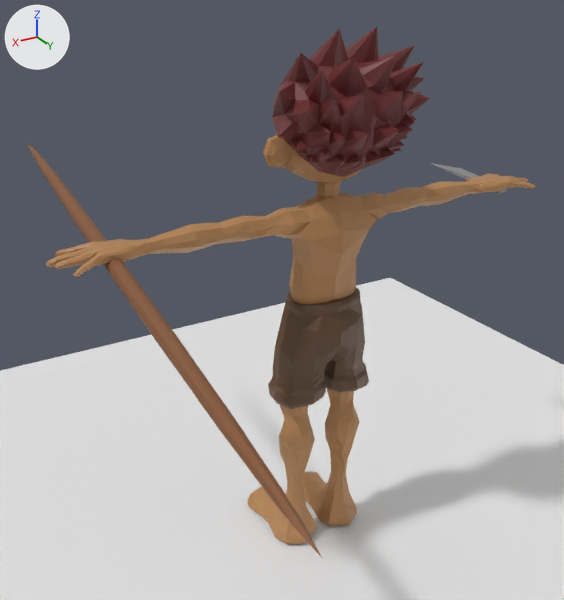
Renders of the Blender file BLENDER/PLAYER.blend from each side of a commit.
Both versions are drawn from a 50 mm camera at (9.4, 14.22, 13.71) aimed at (0.82, -0.09, 6.56). The axes (+X, +Y, +Z) are drawn at upper left. The lights are the same throughout.

Before the edit, the objects in view are built like this:
```python
me_plane = bpy.data.meshes.new('Plane')
me_plane.from_pydata(...)  # 1049 vertices, 1035 faces; spans x -5.03..0.0, y -9.08..0.49, z -1.33..1.26
# faces by material slot: [786, 147, 102]
me_plane.materials.append(mat_skin)  # orange #b48353
me_plane.materials.append(mat_material_001)  # brown #5d422b
me_plane.materials.append(mat_hair)  # dark red #6b2b2b
me_plane_001 = bpy.data.meshes.new('Plane.001')
me_plane_001.from_pydata([(-1.0, -1.0, 0.0), (1.0, -1.0, 0.0), (-1.0, 1.0, 0.0), (1.0, 1.0, 0.0)], [], [(0, 1, 3, 2)])
me_plane_004 = bpy.data.meshes.new('Plane.004')
me_plane_004.from_pydata(...)  # 138 vertices, 199 faces, 1 loose edge; spans x -1.76..0.0, y -2.19..0.65, z -2.33..-0.02
me_plane_004.materials.append(mat_hair)  # dark red #6b2b2b
ob_plane = bpy.data.objects.new('Plane', me_plane)
ob_plane.location = (0.0, 0.0, 11.02)
ob_plane.rotation_euler = (1.571, 0.0, 0.0)  # degrees (90, 0, 0)
ob_plane.scale = (1.22, 1.22, 1.22)
_m = ob_plane.modifiers.new('Mirror', 'MIRROR')
_m.use_clip = True
ob_plane_001 = bpy.data.objects.new('Plane.001', me_plane_001)
ob_plane_001.location = (0.0, 0.0, 0.0)
ob_plane_001.scale = (12.9, 12.9, 12.9)
ob_plane_004 = bpy.data.objects.new('Plane.004', me_plane_004)
ob_plane_004.location = (0.0, 0.0, 11.96)
ob_plane_004.rotation_euler = (1.571, 0.0, 0.0)  # degrees (90, 0, 0)
_m = ob_plane_004.modifiers.new('Mirror', 'MIRROR')
_m.use_clip = True
# also in view: 'Cube' at (5.0, 0.54, 8.54)
```
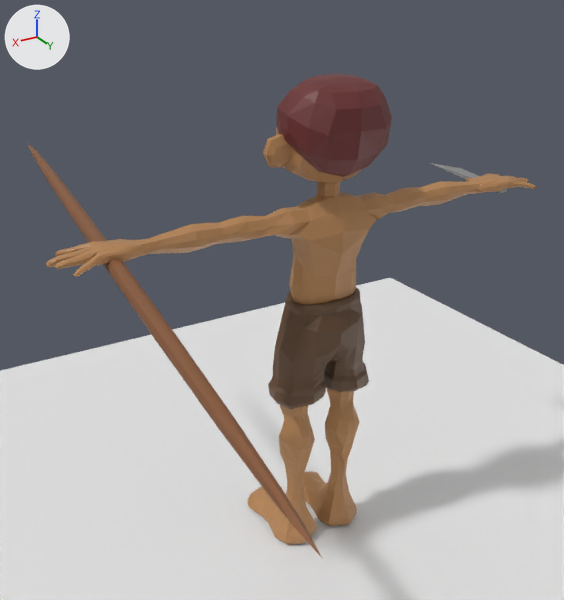
Where the change shows, as pixel boxes [x1, y1, x2, y2] in the pictures (564 x 600 px):
'Plane.004', deleted: before [272, 27, 430, 172]

The change, as a diff of the scene's bpy script:
```diff
--- a/BLENDER/PLAYER.blend.py
+++ b/BLENDER/PLAYER.blend.py
@@ ob_plane_004 @@
-ob_plane_004 = bpy.data.objects.new('Plane.004', me_plane_004)
-ob_plane_004.location = (0.0, 0.0, 11.96)
-ob_plane_004.rotation_euler = (1.571, 0.0, 0.0)  # degrees (90, 0, 0)
-_m = ob_plane_004.modifiers.new('Mirror', 'MIRROR')
-_m.use_clip = True
```
